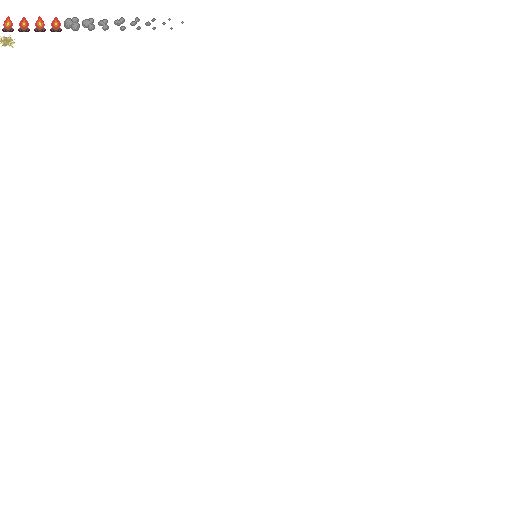
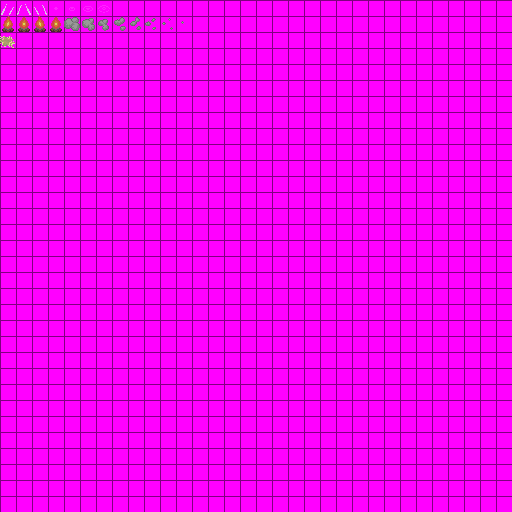
The second 512px x 512px image is a revision of the first. Changes to its layers:
painted on "effects" over 1, 4, 110, 15
showed "raster" over 0, 0, 512, 512
